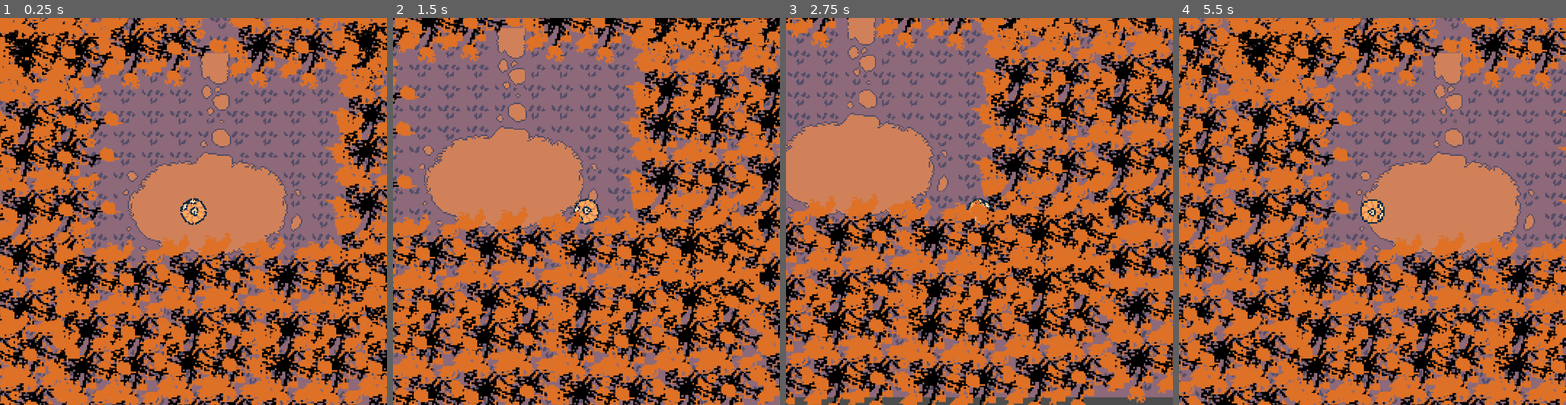
Above: before the commit, frames 1-4 (left to right).
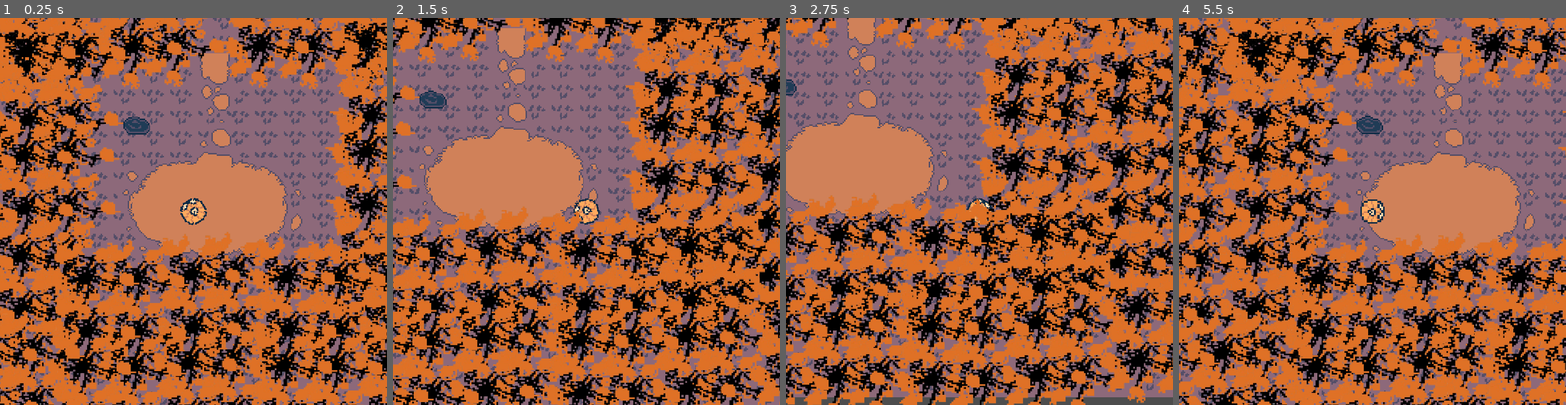
Above: after the commit, the same moments.

Repository: QuoteGenerator/Jame_Gam_Halloween
Game: Godot game, scene res://main.tscn
The game is run twice, just before and just after one commit, with the same random seed, the same clock (stepped at 60 frames per second) and the same inputs.
Inputs (mouse positions are in pixels of both pictures, inside the frame that each line leads up to):
- Up to frame 1 (0.25 s): no input
- Up to frame 2 (1.5 s): tap Enter at 0.5 s; move the mouse to (671, 192) at 0.52 s; hold D 0.53-1.28 s; move the mouse to (509, 230) at 1.27 s; hold S from 1.28 s (still down)
- Up to frame 3 (2.75 s): tap Space at 2 s; move the mouse to (1018, 126) at 2.02 s; release S at 2.03 s; hold D from 2.03 s (still down)
- Up to frame 4 (5.5 s): tap Enter at 2.75 s; move the mouse to (1353, 288) at 2.77 s; release D at 2.78 s; hold W 2.78-3.53 s; move the mouse to (1488, 269) at 3.52 s; hold A 3.53-5.03 s; move the mouse to (1256, 153) at 4.27 s; move the mouse to (1391, 211) at 5.02 s; hold S from 5.03 s (still down)

The runs differ from the first frame. In frame 1, 2.7% of the frame differs, in the area x 0-100%, y 0-100%; in frame 2, 2.7%; in frame 3, 2.7%; in frame 4, 2.9%, in the area x 0-99%, y 0-100%.

Commit message:
stone added

Diff:
--- a/jame-gam-halloween/main.tscn
+++ b/jame-gam-halloween/main.tscn
@@ -5,8 +5,13 @@
 [ext_resource type="PackedScene" uid="uid://dejoqp57xlvc" path="res://Skeleton_Enemy.tscn" id="3_r0du0"]
 [ext_resource type="Texture2D" uid="uid://7w8f0d5cc01g" path="res://Assets/Sprites/Areas/s_area.png" id="4_cm0pq"]
 [ext_resource type="Texture2D" uid="uid://b4etmlinqsl6o" path="res://Assets/Sprites/Objects/download.png" id="4_fos0i"]
+[ext_resource type="Texture2D" uid="uid://d3n8vod38del0" path="res://Assets/Sprites/Objects/rock2.png" id="4_trn2v"]
 [ext_resource type="Script" uid="uid://glmjbdp32fhs" path="res://Scripts/combat_ui.gd" id="6_3dxm6"]
 [ext_resource type="Texture2D" uid="uid://0j60qhns4ofa" path="res://Assets/Sprites/tbc_template.png" id="7_lgr22"]
+
+[sub_resource type="CapsuleShape2D" id="CapsuleShape2D_lgr22"]
+radius = 8.0
+height = 24.0
 
 [node name="Main" type="Node2D" unique_id=63515689]
 
@@ -950,7 +955,7 @@
 [node name="Row" type="Sprite2D" parent="SArea/Ground" unique_id=1255348054]
 z_index = -4096
 texture_repeat = 2
-position = Vector2(2, -36)
+position = Vector2(4, -36)
 texture = ExtResource("1_fos0i")
 region_enabled = true
 region_rect = Rect2(0, 0, 500, 500)
@@ -962,6 +967,20 @@
 
 [node name="CollisionPolygon2D" type="CollisionPolygon2D" parent="SArea/Border/StaticBody2D" unique_id=1677188794]
 polygon = PackedVector2Array(0, 0, -88, 0, -91, 158, -91, 162, 119, 161, 120, -2, 34, -2, 38, -10, 145, -8, 135, 124, 130, 186, -31, 181, -121, 169, -115, 24, -99, -16, -18, -14)
+
+[node name="Stones" type="Node" parent="SArea" unique_id=2139515417]
+
+[node name="StaticBody2D" type="StaticBody2D" parent="SArea/Stones" unique_id=652535579]
+position = Vector2(-61, -27)
+
+[node name="CollisionShape2D" type="CollisionShape2D" parent="SArea/Stones/StaticBody2D" unique_id=887726471]
+position = Vector2(-0.19, 0.395)
+rotation = -1.5009831
+scale = Vector2(0.89, 0.89)
+shape = SubResource("CapsuleShape2D_lgr22")
+
+[node name="Sprite2D" type="Sprite2D" parent="SArea/Stones/StaticBody2D" unique_id=887676951]
+texture = ExtResource("4_trn2v")
 
 [node name="Player" parent="." unique_id=1519202898 instance=ExtResource("1_glv2v")]
 position = Vector2(-17.025, 39.805)
@@ -980,6 +999,6 @@
 
 [node name="TextureRect" type="TextureRect" parent="CombatUI/Panel" unique_id=781726287]
 layout_mode = 0
-offset_right = 1199.0
-offset_bottom = 1193.1134
+offset_right = 1200.0
+offset_bottom = 1200.0
 texture = ExtResource("7_lgr22")
